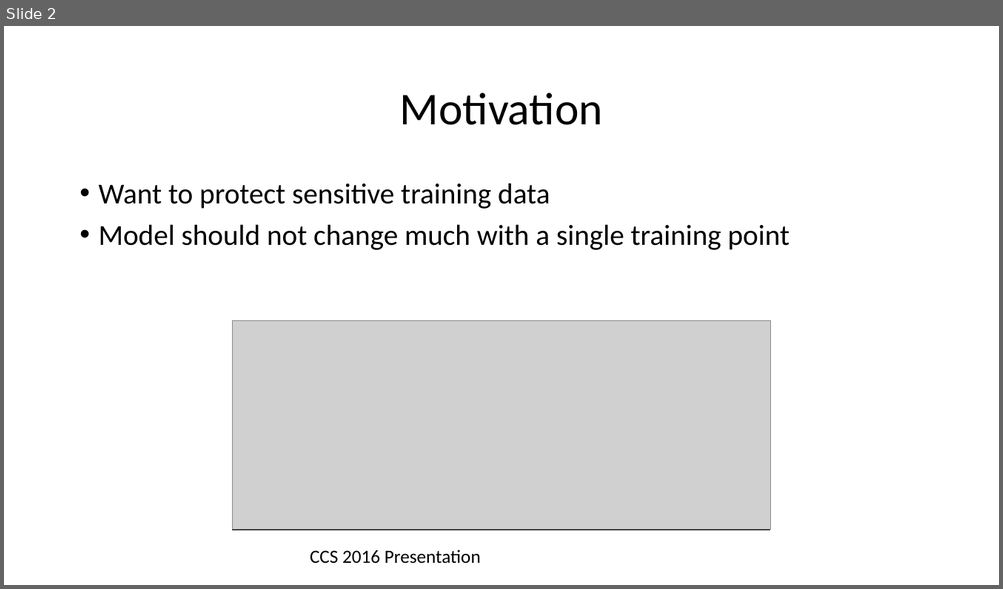
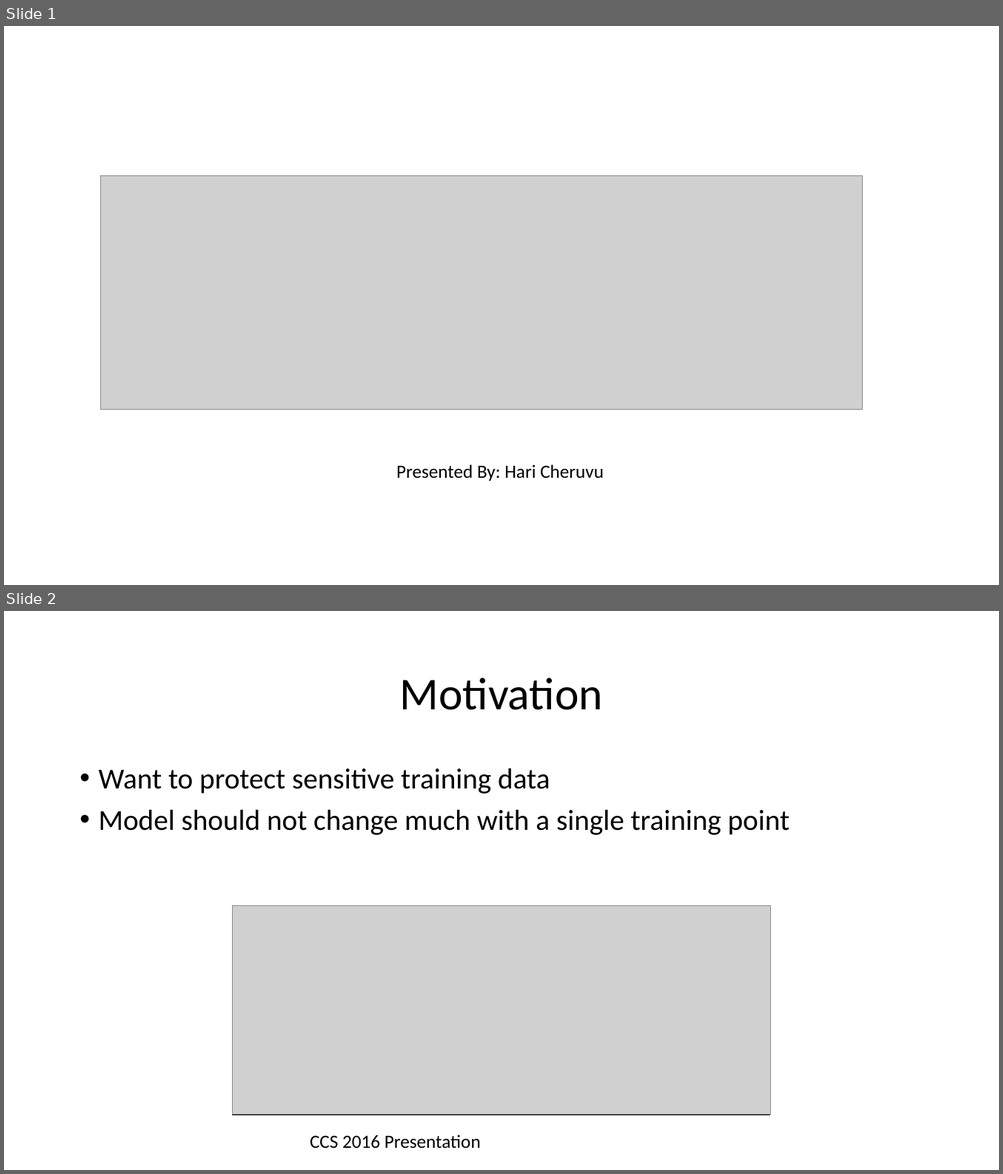
Before and after one commit to aisecure/aisecure.github.io, a slide deck: TEACHING/files/2019/1107/hari_aml.pptx. Shown one above the other, each under a label of ours: slide 2 before the commit, slides 1 and 2 after it. The pictures are 1003x589 and 1003x1174 pixels, drawn with LibreOffice and Linux fonts; fonts in the diff are those of the drawing; grey boxes stand for pictures. Boxes give left, top, right and bottom in pixels: in the first picture for what was removed or moved away, otherwise in the second. Text is boxed around its words. In the diff, an @@ line names an element or a change of style, - is before the commit and + after.

```diff
--- a/TEACHING/files/2019/1107/hari_aml.pptx
+++ b/TEACHING/files/2019/1107/hari_aml.pptx
@@ slide 1 added at (4, 26, 999, 585), background #FFFFFF @@
@@ picture added at (100, 176, 862, 410) @@
@@ text added at (396, 465, 603, 481), 18 pt, text #000000 @@
+Presented By: Hari Cheruvu
```
Also in this commit, not shown: 11 slides changed, 4 other slides added, 2 slides removed.
